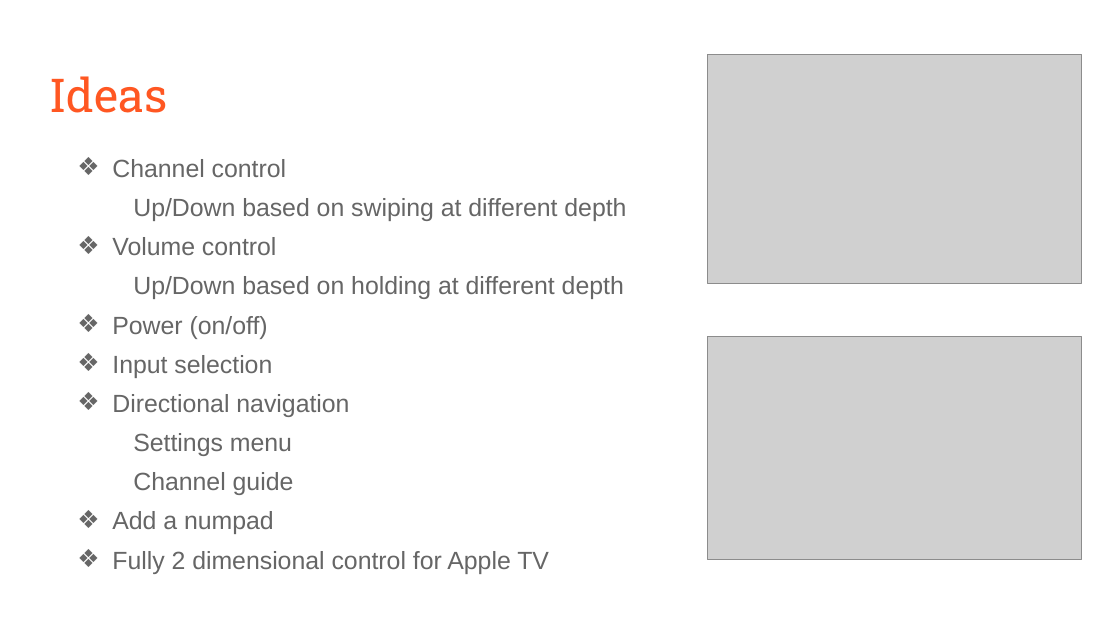
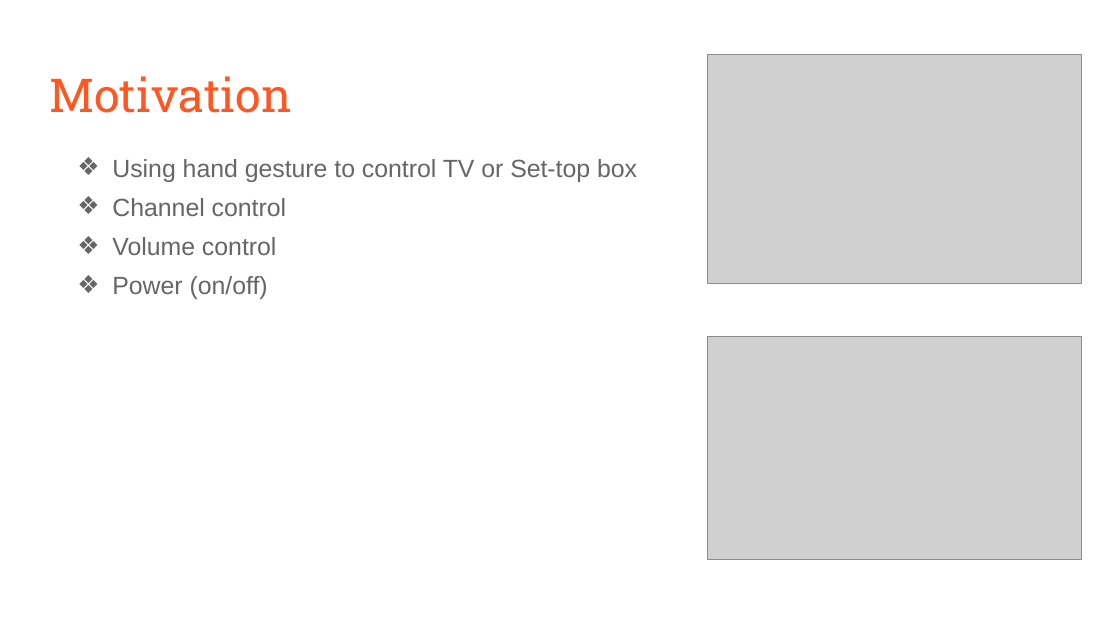
Before and after one commit to CardenB/gesture_remote, a slide deck: slide 3 of Gesture Remote Control.pptx. Drawn at 1120x630 pixels with LibreOffice and Linux fonts; fonts in the diff are those of the drawing; grey boxes stand for pictures. Boxes give left, top, right and bottom in pixels: in the first picture for what was removed or moved away, otherwise in the second. Text is boxed around its words. In the diff, an @@ line names an element or a change of style, - is before the commit and + after.

Commit message:
Edit slides

```diff
--- a/Gesture Remote Control.pptx
+++ b/Gesture Remote Control.pptx
@@ title at bbox=[49, 76, 291, 113]: text changed @@
-Ideas
+Motivation
@@ text at bbox=[112, 159, 637, 182]: paragraph added @@
+❖ Using hand gesture to control TV or Set-top box
@@ text at bbox=[133, 198, 626, 221]: paragraph removed @@
-  Up/Down based on swiping at different depth
@@ text at bbox=[133, 276, 624, 299]: paragraph removed @@
-  Up/Down based on holding at different depth
@@ text at bbox=[112, 355, 549, 574]: paragraphs removed @@
-❖ Input selection
-❖ Directional navigation
-  Settings menu
-  Channel guide
-❖ Add a numpad
-❖ Fully 2 dimensional control for Apple TV
```
Also in this commit, not shown: 3 other slides changed, 1 slide added, 1 slide removed, 1 other file.
